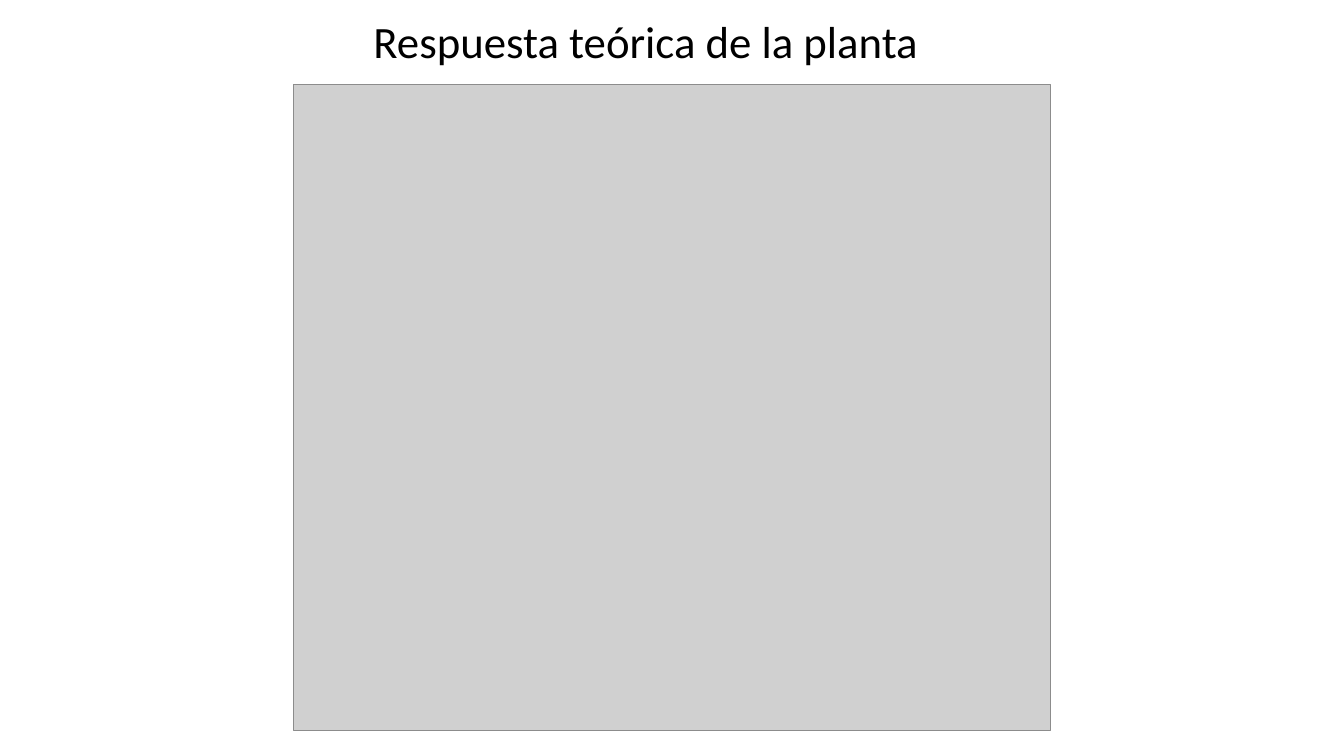
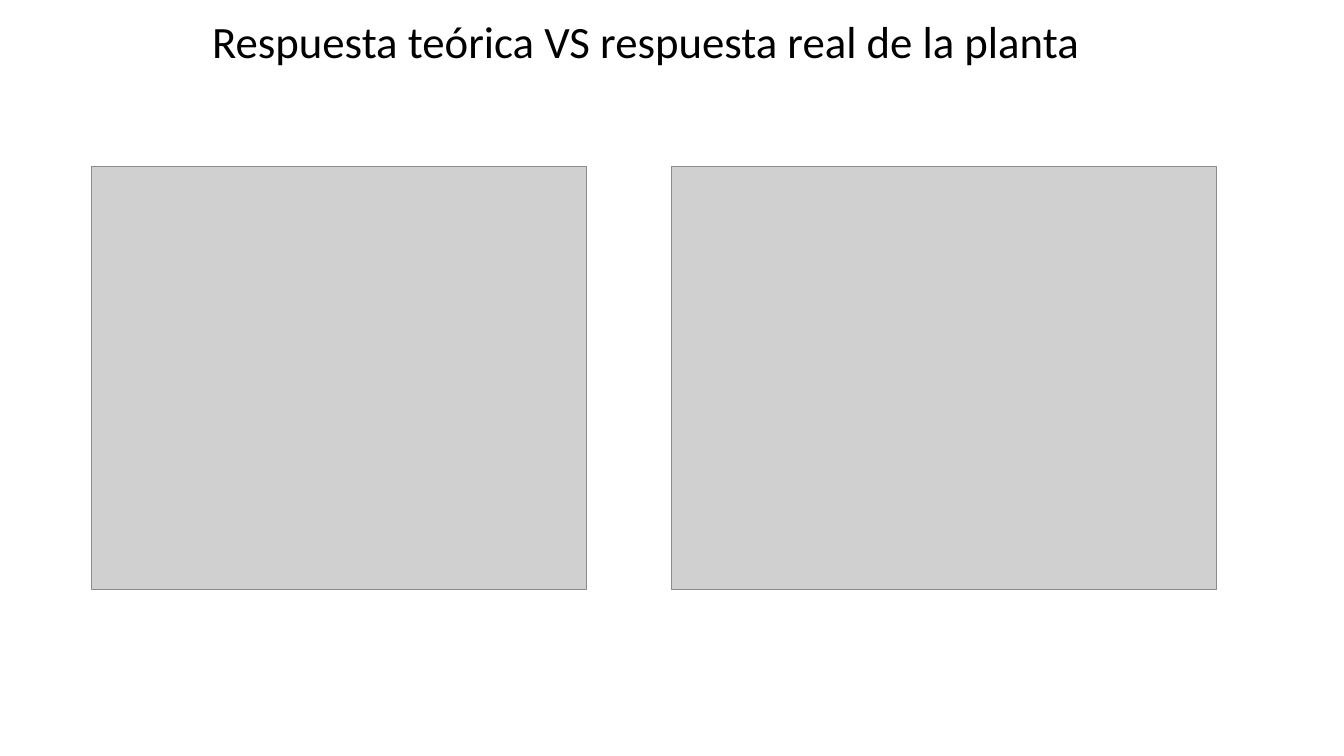
Before and after one commit to SimonMatdp/TFG-Mano-amiga, a slide deck: slide 2 of memoria/Actualizaciones/presentcion controladores.pptx (slide 9 before the commit). Drawn at 1344x756 pixels with LibreOffice and Linux fonts; fonts in the diff are those of the drawing; grey boxes stand for pictures. Boxes give left, top, right and bottom in pixels: in the first picture for what was removed or moved away, otherwise in the second. Text is boxed around its words. In the diff, an @@ line names an element or a change of style, - is before the commit and + after.

```diff
--- a/memoria/Actualizaciones/presentcion controladores.pptx
+++ b/memoria/Actualizaciones/presentcion controladores.pptx
@@ title at [212,27,1078,66]: text changed @@
-Respuesta teórica de la planta
+Respuesta teórica VS respuesta real de la planta
@@ picture: place and size @@
-picture at [293,85,1051,730]
+picture at [92,166,588,589]
@@ picture added at [673,166,1217,589] @@
```
Also in this commit, not shown: 2 other slides changed, 7 slides removed, 33 other files.
